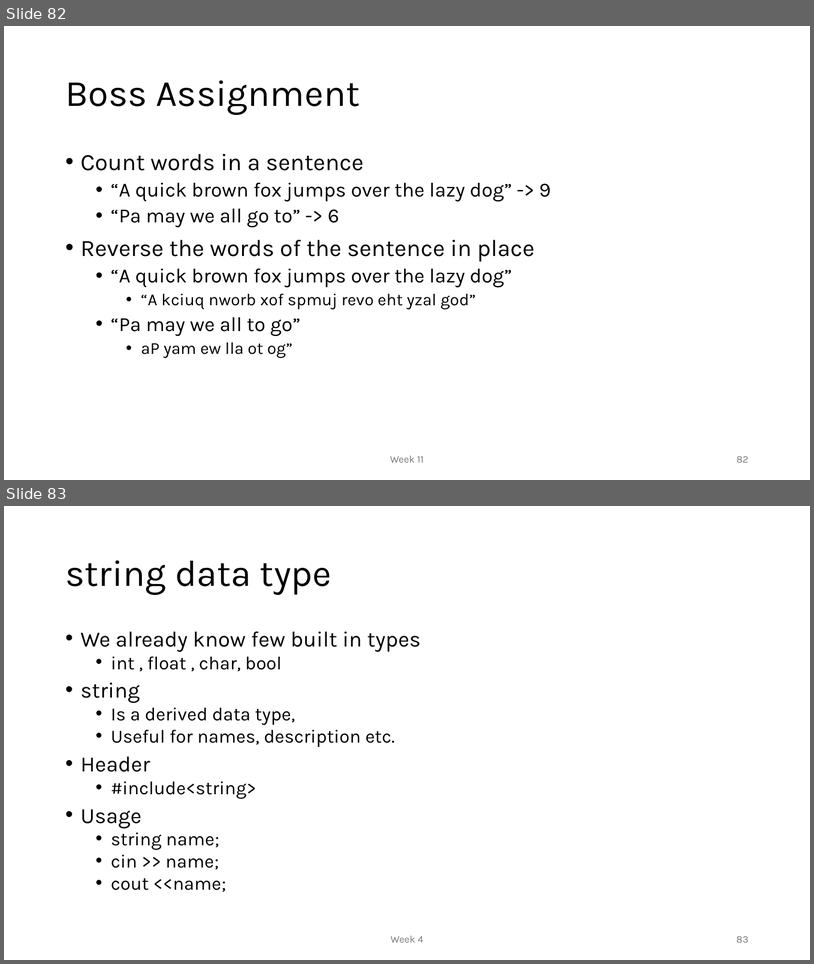
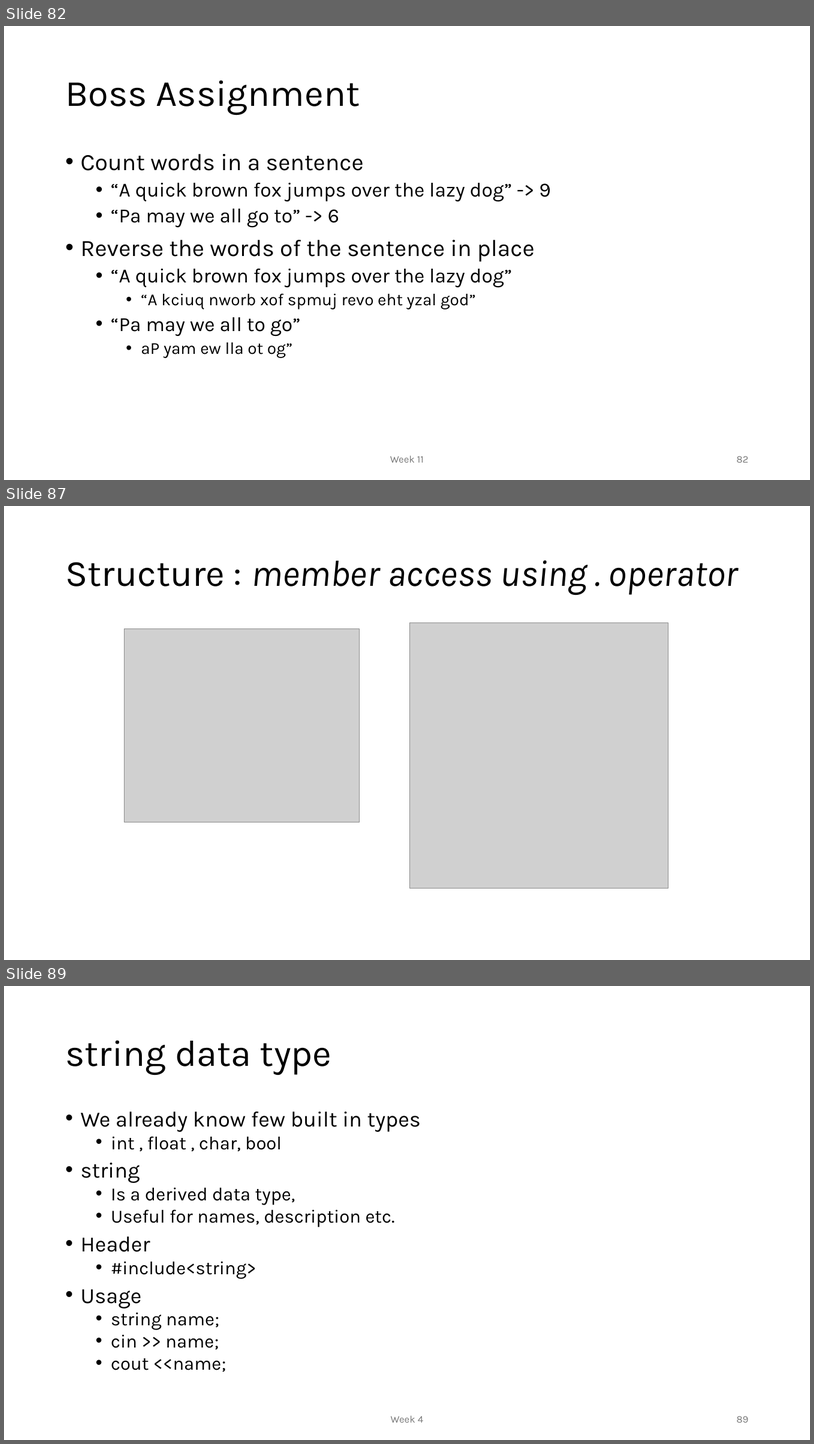
Before and after one commit to MoklaEducation/ems_fall_2025_cpp101, a slide deck: all/Intro to Programming_all.pptx. Shown one above the other, each under a label of ours: slides 82 and 83 before the commit, slides 82, 87 and 89 after it; the slides between them are not shown. The pictures are 814x964 and 814x1444 pixels, drawn with LibreOffice and Linux fonts; fonts in the diff are those of the drawing; grey boxes stand for pictures. Boxes give left, top, right and bottom in pixels: in the first picture for what was removed or moved away, otherwise in the second. Text is boxed around its words. In the diff, an @@ line names an element or a change of style, - is before the commit and + after.

```diff
--- a/all/Intro to Programming_all.pptx
+++ b/all/Intro to Programming_all.pptx
@@ slide 87 added at [4, 506, 810, 960], background #FFFFFF @@
@@ title added at [65, 560, 738, 595], 44 pt, text #000000, italic @@
+Structure : member access using . operator
@@ picture added at [125, 629, 359, 822] @@
@@ picture added at [410, 623, 669, 888] @@
@@ what was slide 83 is now slide 89 @@
@@ page number at [737, 1416, 749, 1422]: text changed @@
-83
+89
```
Also in this commit, not shown: 5 other slides added, 1 other file.
